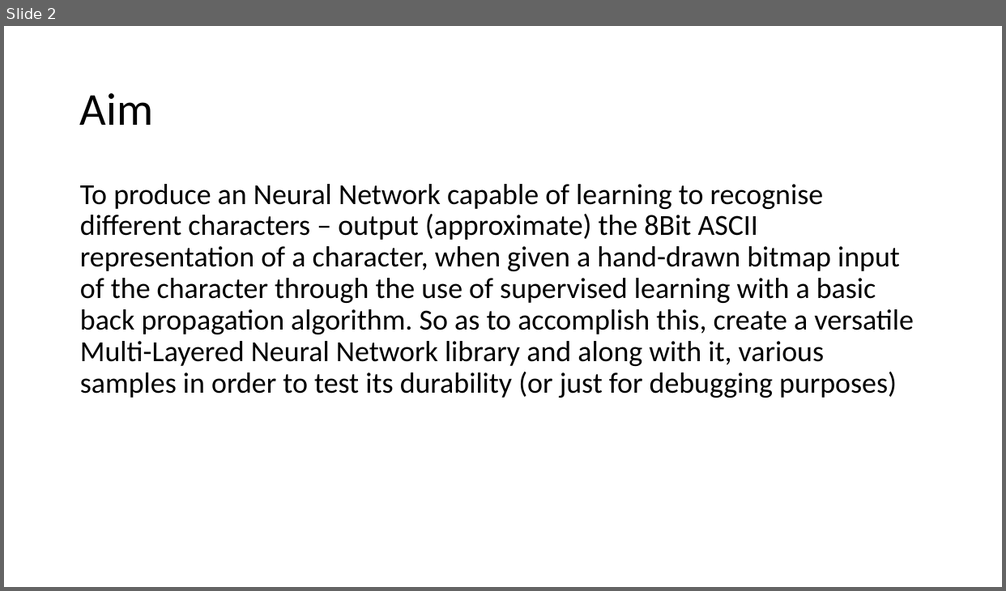
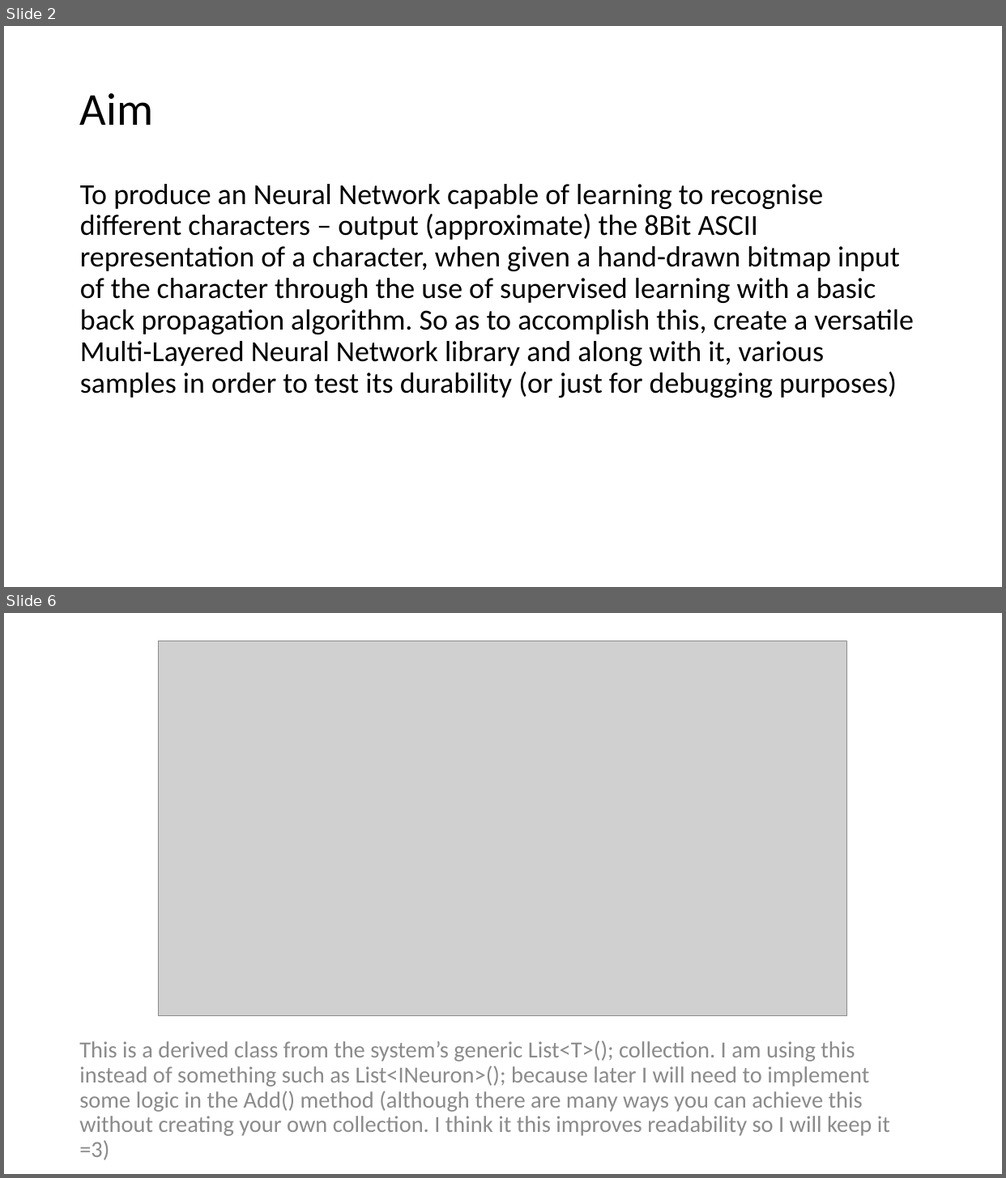
Before and after one commit to PixelZerg/NeuroOCR, a slide deck: NeuroOCR-DevelopmentDocumentation.pptx. Shown one above the other, each under a label of ours: slide 2 before the commit, slides 2 and 6 after it; the slides between them are not shown. The pictures are 1006x591 and 1006x1178 pixels, drawn with LibreOffice and Linux fonts; fonts in the diff are those of the drawing; grey boxes stand for pictures. Boxes give left, top, right and bottom in pixels: in the first picture for what was removed or moved away, otherwise in the second. Text is boxed around its words. In the diff, an @@ line names an element or a change of style, - is before the commit and + after.

Commit message:
Some Core Implementation

```diff
--- a/NeuroOCR-DevelopmentDocumentation.pptx
+++ b/NeuroOCR-DevelopmentDocumentation.pptx
@@ slide 6 added at [4, 613, 1002, 1174], background #FFFFFF @@
@@ picture added at [158, 641, 847, 1016] @@
@@ text added at [79, 1041, 890, 1161], 22.2 pt, text #8C8C8C @@
+This is a derived class from the system’s generic List<T>(); collection. I am using this instead of something such as List<INeuron>(); because later I will need to implement some logic in the Add() method (although there are many ways you can achieve this without creating your own collection. I think it this improves readability so I will keep it =3)
```
Also in this commit, not shown: 1 slide changed, 7 other slides added, 11 other files.
